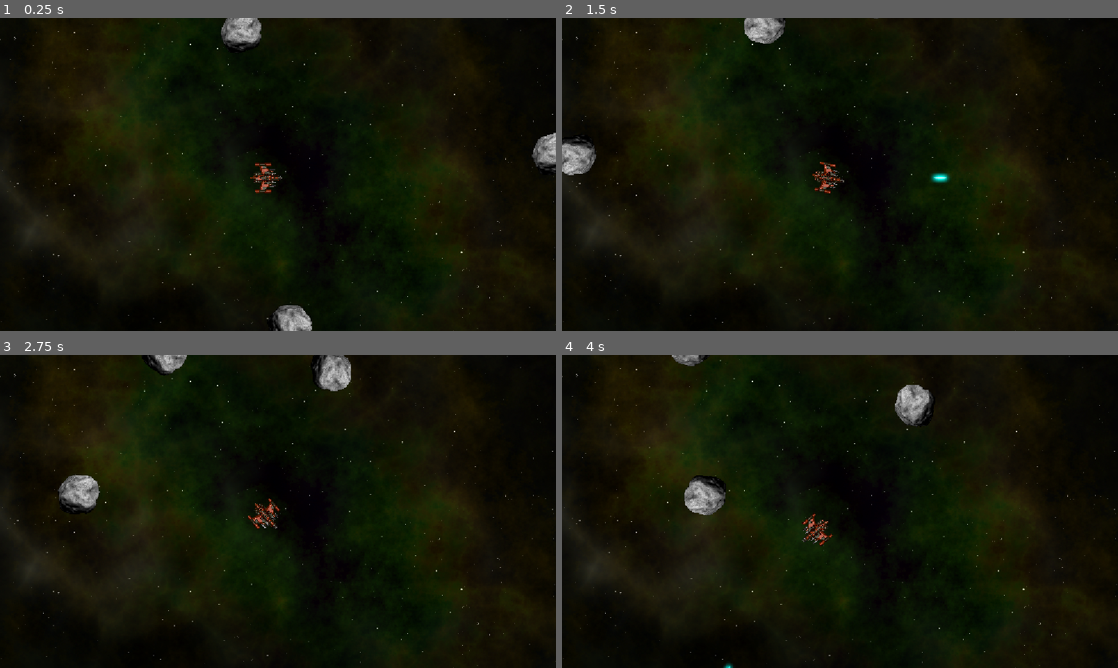
Above: before the commit, frames 1-4 (two rows, left to right).
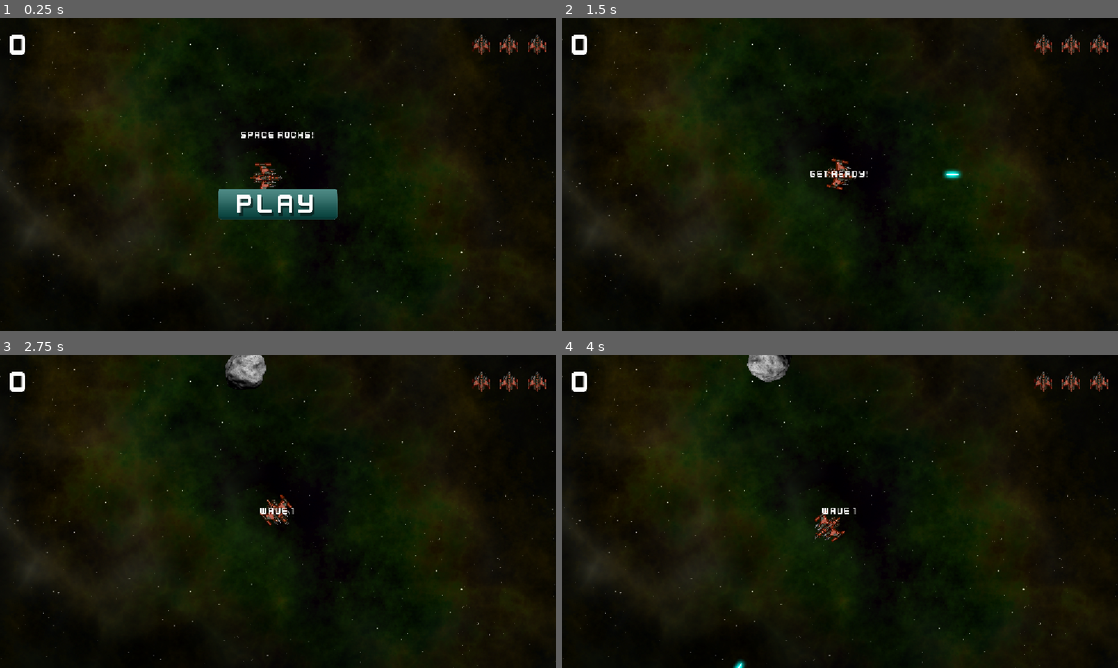
Above: after the commit, the same moments.

Repository: KramStyles/Godot-Tutorials
Game: Godot game, scene res://main/main.tscn
Same seed, same stepped clock (60 frames per second), same inputs: the game is played once before the commit and once after it.
Inputs (mouse positions are in pixels of both pictures, inside the frame that each line leads up to):
- Up to frame 1 (0.25 s): no input
- Up to frame 2 (1.5 s): click (840, 202) at 0.52 s; hold Right (rotate_right) from 1.28 s (still down); hold Space (shoot) from 1.28 s (still down)
- Up to frame 3 (2.75 s): release Right (rotate_right) at 2.03 s; release Space (shoot) at 2.03 s; hold A (rotate_left) from 2.03 s (still down); tap Space (shoot) at 2.1 s
- Up to frame 4 (4 s): release A (rotate_left) at 2.78 s; hold Right (rotate_right) 2.78-3.53 s; hold Space (shoot) 2.78-3.53 s; hold W (thrust) from 3.53 s (still down); tap Space (shoot) at 3.6 s

The runs differ from the first frame. In frame 1, 4.1% of the frame differs, in the area x 1-100%, y 0-100%; in frame 2, 2.2%; in frame 3, 3.1%; in frame 4, 3.0%.

Commit message:
updated main and player

Diff:
--- a/003-space-shooter/main/main.gd
+++ b/003-space-shooter/main/main.gd
@@ -1,9 +1,36 @@
 extends Node2D
+
+var level = 0
+var score = 0
+var playing = false
 
 
 @export var rock_scene : PackedScene
 var screensize = Vector2.ZERO
 
+
+func new_game():
+	# Remove any old rocks from the previous games
+	get_tree().call_group("rocks", "queue_free")
+	level = 0
+	score = 0
+	$HUD.update_score(0)
+	$HUD.show_message("Get Ready!")
+	$Player.reset()
+	await $HUD/Timer.timeout
+	playing = true
+
+
+func game_over():
+	playing = false
+	$HUD.game_over()
+
+
+func new_level():
+	level += 1
+	$HUD.show_message("Wave %s" % level)
+	for i in level:
+		spawn_rock(3)
 
 func _on_rock_exploded(size, radius, pos, vel):
 	if size <= 1: return
@@ -31,5 +58,8 @@
 
 func _ready():
 	screensize = get_viewport().get_visible_rect().size
-	for num in 3:
-		spawn_rock(3)
+
+
+func _process(delta: float) -> void:
+	if not playing: return
+	if get_tree().get_nodes_in_group("rocks").size() == 0: new_level()
--- a/003-space-shooter/main/main.tscn
+++ b/003-space-shooter/main/main.tscn
@@ -4,6 +4,7 @@
 [ext_resource type="Script" uid="uid://drlpkemv8pm7a" path="res://main/main.gd" id="1_c651c"]
 [ext_resource type="PackedScene" uid="uid://46utbak26u1p" path="res://rock/rock.tscn" id="2_3wy1v"]
 [ext_resource type="PackedScene" uid="uid://dsotfmhorq4yw" path="res://player/player.tscn" id="2_pjrb6"]
+[ext_resource type="PackedScene" uid="uid://cl4vpryaagt5m" path="res://menu/hud.tscn" id="5_3wy1v"]
 
 [sub_resource type="Curve2D" id="Curve2D_kfbq2"]
 _data = {
@@ -27,3 +28,8 @@
 
 [node name="RockSpawn" type="PathFollow2D" parent="RockPath" unique_id=705135356]
 position = Vector2(32, 32)
+
+[node name="HUD" parent="." unique_id=1551265386 instance=ExtResource("5_3wy1v")]
+
+[connection signal="lives_changed" from="Player" to="HUD" method="update_lives"]
+[connection signal="start_game" from="HUD" to="." method="new_game"]
--- a/003-space-shooter/player/player.gd
+++ b/003-space-shooter/player/player.gd
@@ -1,4 +1,7 @@
 extends RigidBody2D
+
+signal lives_changed
+signal dead
 
 @export var engine_power = 500
 @export var spin_power = 8000
@@ -11,6 +14,23 @@
 var rotation_dir = 0
 var screensize = Vector2.ZERO
 var can_shoot = true
+var reset_pos = false
+var lives = 0: set = set_lives
+
+
+func set_lives(value):
+	lives = value
+	lives_changed.emit(lives)
+	if lives < 0: change_state(DEAD)
+	else: change_state(INVULNERABLE)
+
+
+func reset():
+	## Called by Main when a new game starts.
+	reset_pos = true
+	$Sprite2D.show()
+	lives = 3
+	change_state(ALIVE)
 
 
 # Called when the node enters the scene tree for the first time.
@@ -60,6 +80,9 @@
 	xform.origin.x = wrapf(xform.origin.x, 0, screensize.x)
 	xform.origin.y = wrapf(xform.origin.y, 0, screensize.y)
 	_state.transform = xform
+	if reset_pos:
+		_state.transform.origin = screensize / 2
+		reset_pos = false
 
 
 func change_state(new_state):
